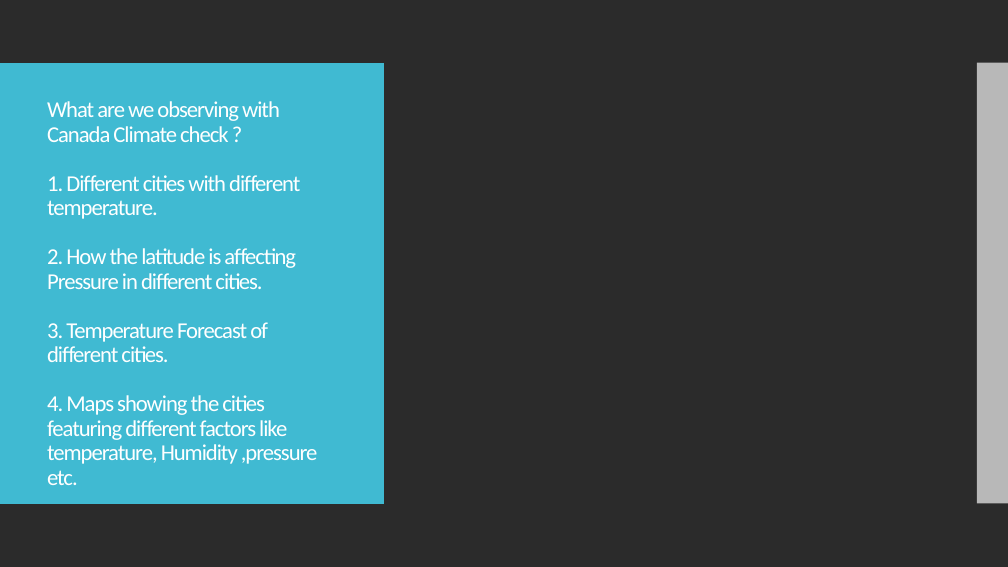
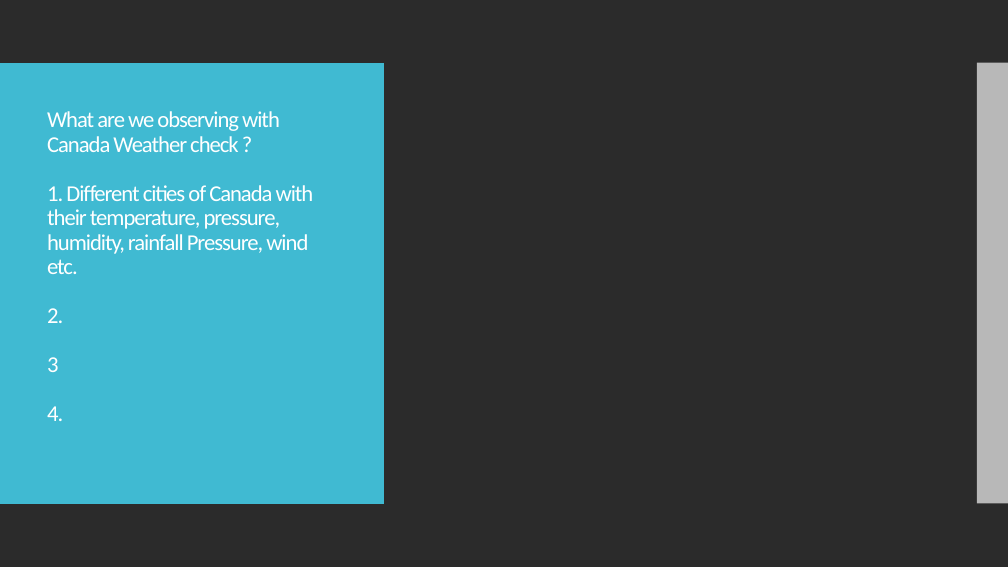
Before and after one commit to malumisa/Project_3_team_10, a slide deck: slide 2 of Presentation project-3.pptx. Drawn at 1008x567 pixels with LibreOffice and Linux fonts; fonts in the diff are those of the drawing; background and template pictures are left out; a plain dark background stands for a picture behind light text. Boxes give left, top, right and bottom in pixels: in the first picture for what was removed or moved away, otherwise in the second. Text is boxed around its words. In the diff, an @@ line names an element or a change of style, - is before the commit and + after.

Commit message:
changes

```diff
--- a/Presentation project-3.pptx
+++ b/Presentation project-3.pptx
@@ title at [47,111,314,421]: text changed @@
-What are we observing with Canada Climate check ?
-1. Different cities with different temperature.
-2. How the latitude is affecting Pressure in different cities.
-3. Temperature Forecast of different cities.
-4. Maps showing the cities featuring different factors like temperature, Humidity ,pressure etc.
+What are we observing with Canada Weather check ?
+1. Different cities of Canada with their temperature, pressure, humidity, rainfall Pressure, wind etc.
+2.
+3
+4.
```
Also in this commit, not shown: 2 other slides changed.
